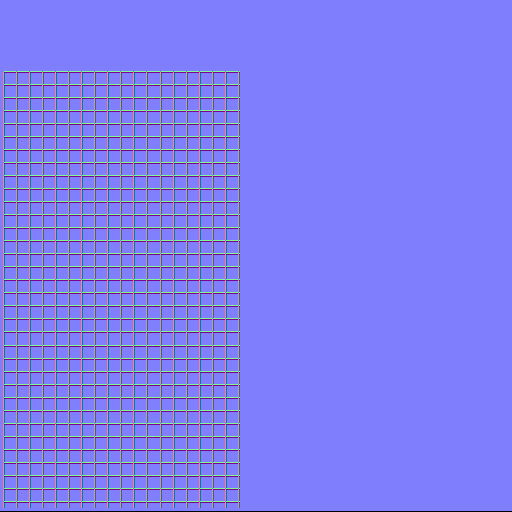
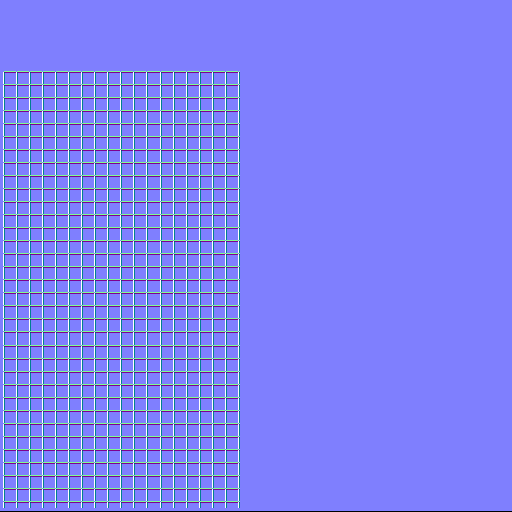
Revision of a layered w=512, h=512 image; what changed, layer by layer:
painted on "Layer 74" over [3, 72, 239, 508]
